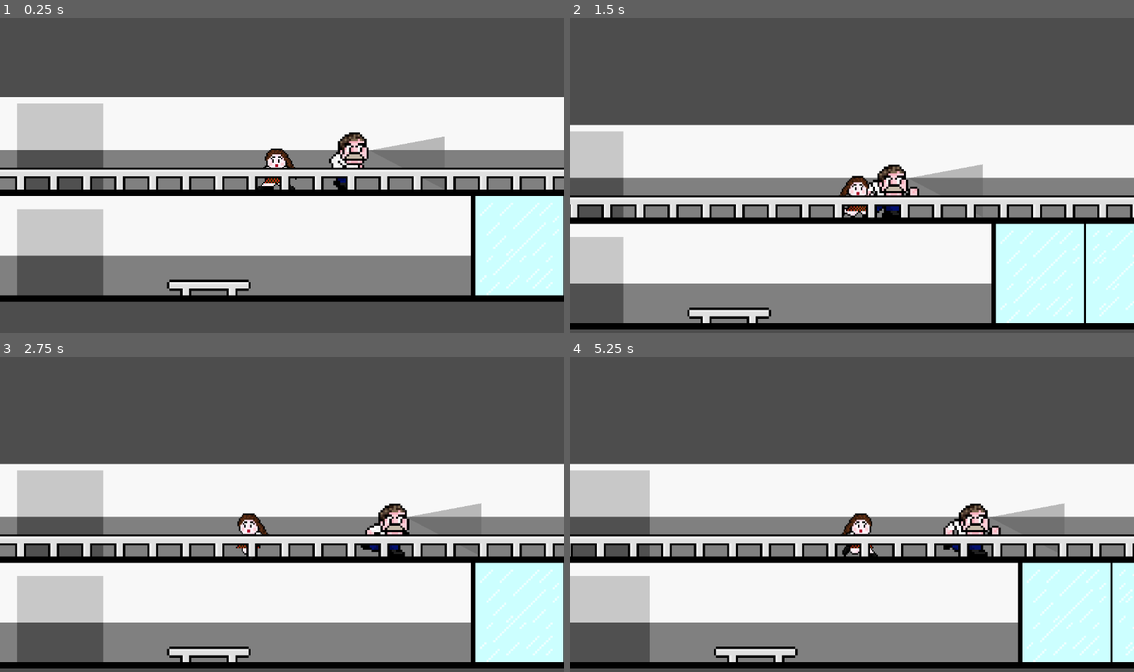
Above: before the commit, frames 1-4 (two rows, left to right).
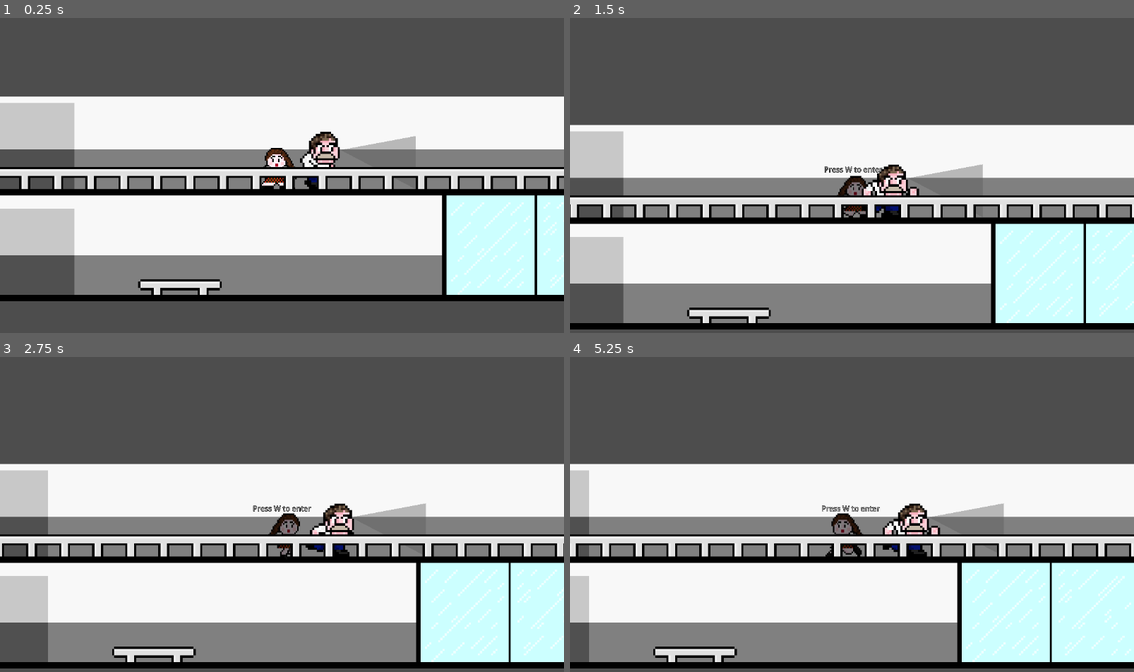
Above: after the commit, the same moments.

Repository: ema-12-martins/right_under_your_moustache
Game: Godot game, scene res://scenes/game.tscn
Same seed, same stepped clock (60 frames per second), same inputs: the game is played once before the commit and once after it.
Inputs:
- Up to frame 1 (0.25 s): no input
- Up to frame 2 (1.5 s): hold W (Interact) 0.53-1.28 s; hold D (right) from 0.53 s (still down); tap W (Interact) at 1.35 s
- Up to frame 3 (2.75 s): tap W (Interact) at 2 s; release D (right) at 2.03 s; hold A (left) from 2.03 s (still down); hold W (Interact) from 2.03 s (still down)
- Up to frame 4 (5.25 s): release A (left) at 2.78 s; release W (Interact) at 2.78 s; hold D (right) 2.78-4.28 s; tap W (Interact) at 2.85, 3.5, 4.35, 5 s; hold W (Interact) 3.53-4.28 s; hold A (left) 4.28-5.03 s; hold D (right) from 5.03 s (still down); hold W (Interact) from 5.03 s (still down)

The runs differ from the first frame. In frame 1, 13% of the frame differs, in the area x 0-100%, y 24-91%; in frame 2, 1.0%; in frame 3, 16%, in the area x 0-100%, y 36-97%; in frame 4, 15%.

Commit message:
hiding place

Diff:
--- a/right_under_your_moustache/scenes/game.tscn
+++ b/right_under_your_moustache/scenes/game.tscn
@@ -8,7 +8,9 @@
 [ext_resource type="Texture2D" uid="uid://d2g7fvn7mndpk" path="res://images/shadow_gradient.png" id="4_o3pkp"]
 [ext_resource type="PackedScene" uid="uid://bu7byw51agiqh" path="res://scenes/senhora_limpeza.tscn" id="5_0tnpc"]
 [ext_resource type="PackedScene" uid="uid://chjnxo10743q0" path="res://interactions/Interactable.tscn" id="6_op3qk"]
+[ext_resource type="Script" uid="uid://bb5kra5a4gdxi" path="res://scenes/office.gd" id="7_vtaks"]
 [ext_resource type="Script" uid="uid://ca3mp2ij4vj0u" path="res://scripts/levels.gd" id="8_gee14"]
+[ext_resource type="Script" uid="uid://gjdibkydnmuw" path="res://scenes/hidy_place.gd" id="9_kvpfn"]
 
 [sub_resource type="TileSetAtlasSource" id="TileSetAtlasSource_prfob"]
 texture = ExtResource("1_foirs")
@@ -66,8 +68,11 @@
 sources/1 = SubResource("TileSetAtlasSource_idsoe")
 sources/4 = SubResource("TileSetAtlasSource_dt2c2")
 
+[sub_resource type="RectangleShape2D" id="RectangleShape2D_0tnpc"]
+size = Vector2(366, 601)
+
 [sub_resource type="RectangleShape2D" id="RectangleShape2D_26yaj"]
-size = Vector2(581, 577)
+size = Vector2(575, 596.5)
 
 [sub_resource type="WorldBoundaryShape2D" id="WorldBoundaryShape2D_6aqpo"]
 distance = -222.0
@@ -87,6 +92,14 @@
 layer_3/z_index = 1
 layer_3/tile_data = PackedInt32Array(-131089, 131073, 0, -131088, 131073, 0, -131087, 131073, 0, -131086, 131073, 0, -1 …(7932 unchanged characters)…
 
+[node name="augusto" parent="." instance=ExtResource("2_x5d4i")]
+position = Vector2(198, -194)
+
+[node name="Camera2D" type="Camera2D" parent="augusto"]
+position = Vector2(1, -109)
+zoom = Vector2(0.3, 0.3)
+position_smoothing_enabled = true
+
 [node name="SenhoraLimpeza" parent="." node_paths=PackedStringArray("patrol_points") instance=ExtResource("5_0tnpc")]
 position = Vector2(440, -915)
 patrol_points = [NodePath("../Marker2D2"), NodePath("../Marker2D")]
@@ -97,13 +110,28 @@
 [node name="Marker2D2" type="Marker2D" parent="."]
 position = Vector2(1200, -915)
 
-[node name="augusto" parent="." instance=ExtResource("2_x5d4i")]
-position = Vector2(1, -205)
+[node name="Office" type="StaticBody2D" parent="."]
+position = Vector2(2004, -1020)
+script = ExtResource("7_vtaks")
 
-[node name="Camera2D" type="Camera2D" parent="augusto"]
-position = Vector2(1, -109)
-zoom = Vector2(0.3, 0.3)
-position_smoothing_enabled = true
+[node name="Interactable" parent="Office" instance=ExtResource("6_op3qk")]
+interact_name = "Press W to enter"
+
+[node name="CollisionShape2D" type="CollisionShape2D" parent="Office/Interactable"]
+position = Vector2(-1, 0.5)
+shape = SubResource("RectangleShape2D_0tnpc")
+
+[node name="HidyPlace" type="StaticBody2D" parent="."]
+position = Vector2(457, -1010)
+script = ExtResource("9_kvpfn")
+
+[node name="Interactable" parent="HidyPlace" instance=ExtResource("6_op3qk")]
+position = Vector2(17, 55)
+interact_name = "Press W to enter"
+
+[node name="CollisionShape2D" type="CollisionShape2D" parent="HidyPlace/Interactable"]
+position = Vector2(-13, -66)
+shape = SubResource("RectangleShape2D_0tnpc")
 
 [node name="Elevators" type="Node" parent="."]
 
@@ -116,7 +144,7 @@
 interact_name = "Press W or ⬆ to go up."
 
 [node name="CollisionShape2D" type="CollisionShape2D" parent="Elevators/elevator_1/Interactable"]
-position = Vector2(0.5, -12.5)
+position = Vector2(-0.5, -12.5)
 shape = SubResource("RectangleShape2D_26yaj")
 
 [node name="elevator_2" type="StaticBody2D" parent="Elevators"]
@@ -136,6 +164,8 @@
 
 [node name="level_0" type="StaticBody2D" parent="Levels"]
 position = Vector2(501, -131)
+collision_layer = 3
+collision_mask = 3
 
 [node name="CollisionShape2D" type="CollisionShape2D" parent="Levels/level_0"]
 position = Vector2(-6, -90)
@@ -143,6 +173,8 @@
 
 [node name="level_1" type="StaticBody2D" parent="Levels"]
 position = Vector2(899, -850)
+collision_layer = 3
+collision_mask = 3
 
 [node name="CollisionShape2D" type="CollisionShape2D" parent="Levels/level_1"]
 position = Vector2(-530, -81)
--- /dev/null
+++ b/right_under_your_moustache/scenes/hidy_place.gd
@@ -0,0 +1,24 @@
+extends StaticBody2D
+
+@onready var interactable: Area2D = $Interactable
+@onready var augusto: CharacterBody2D = $"../augusto"
+
+var test = true
+
+# Called when the node enters the scene tree for the first time.
+func _ready() -> void:
+	interactable.interact = _on_interact
+
+func _on_interact(key_pressed: String):
+	if test:
+		augusto.collision_layer = 2
+		augusto.collision_mask = 2
+		augusto.modulate = Color(0.5, 0.5, 0.5, 1.0)
+		augusto.disable_player_movement = true
+		test = false
+	else:
+		augusto.collision_layer = 1
+		augusto.collision_mask = 1
+		augusto.modulate = Color(1.0, 1.0, 1.0, 1.0)
+		augusto.disable_player_movement = false
+		test = true
--- /dev/null
+++ b/right_under_your_moustache/scenes/office.gd
@@ -0,0 +1,11 @@
+extends StaticBody2D
+
+@onready var interactable: Area2D = $Interactable
+
+# Called when the node enters the scene tree for the first time.
+func _ready() -> void:
+	interactable.interact = _on_interact
+
+func _on_interact(key_pressed: String):
+	if key_pressed == "W":
+		print("hello")
--- a/right_under_your_moustache/scripts/augusto.gd
+++ b/right_under_your_moustache/scripts/augusto.gd
@@ -6,7 +6,11 @@
 
 @onready var animated_sprite: AnimatedSprite2D = $AnimatedSprite2D
 
+var disable_player_movement = false
+
 func _physics_process(delta: float) -> void:
+	if disable_player_movement:
+		return
 	# Add the gravity.
 	if not is_on_floor():
 		velocity += get_gravity() * delta
@@ -14,7 +18,7 @@
 	#Get the input directions: 0, -1 , 1
 	var direction := Input.get_axis("left", "right")
 
-	#Play animations
+		#Play animations
 	if direction == 0:
 		animated_sprite.play("idle")
 	else:
--- a/right_under_your_moustache/scripts/senhora_limpeza.gd
+++ b/right_under_your_moustache/scripts/senhora_limpeza.gd
@@ -15,7 +15,7 @@
 	detection_area.body_entered.connect(_on_player_detected)
 
 func _on_player_detected(body: Node2D) -> void:
-	if body.name == "augusto":
+	if body.name == "augusto" and body.modulate != Color(0.5, 0.5, 0.5, 1.0):
 		call_deferred("reload_scene")
 
 func reload_scene():
Not shown: 1 places in right_under_your_moustache/scenes/game.tscn that only renumber resources
Not shown, added: right_under_your_moustache/scenes/hidy_place.gd.uid
Not shown, added: right_under_your_moustache/scenes/office.gd.uid
